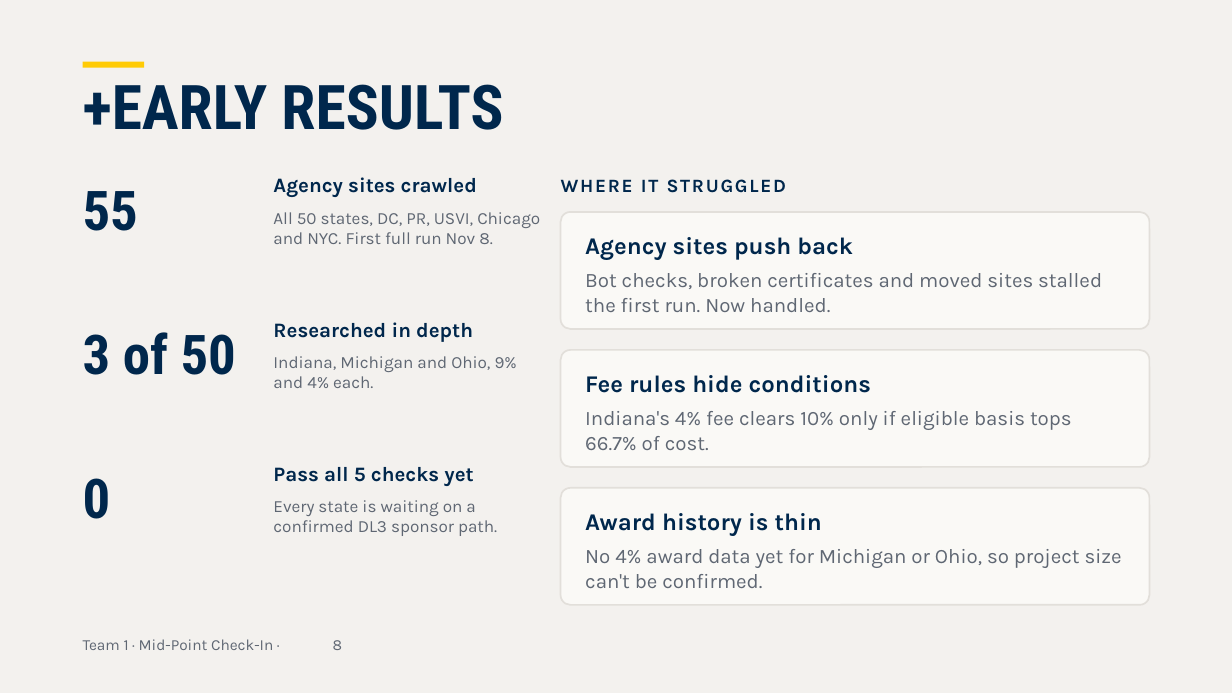
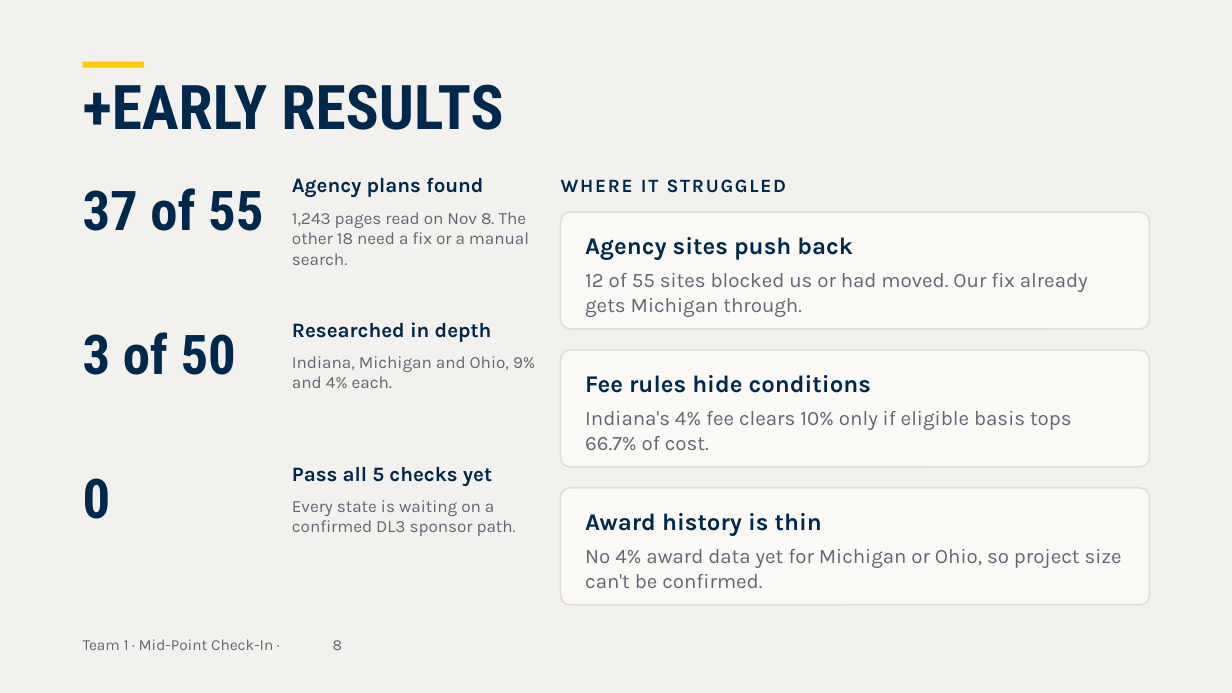
Before and after one commit to Ross-Business-Tech/DL3-Project-1, a slide deck: slide 3 of presentation/midpoint-new-slides.pptx. Drawn at 1232x693 pixels with LibreOffice and Linux fonts; fonts in the diff are those of the drawing. Boxes give left, top, right and bottom in pixels: in the first picture for what was removed or moved away, otherwise in the second. Text is boxed around its words. In the diff, an @@ line names an element or a change of style, - is before the commit and + after.

```diff
--- a/presentation/midpoint-new-slides.pptx
+++ b/presentation/midpoint-new-slides.pptx
@@ text at box(292, 177, 483, 197): text changed @@
-Agency sites crawled
+Agency plans found
@@ text at box(83, 188, 263, 231): text changed @@
-55
+37 of 55
@@ text at box(292, 212, 529, 265): text changed @@
-All 50 states, DC, PR, USVI, Chicago and NYC. First full run Nov 8.
+1,243 pages read on Nov 8. The other 18 need a fix or a manual search.
@@ text at box(585, 273, 1088, 317): text changed @@
-Bot checks, broken certificates and moved sites stalled the first run. Now handled.
+12 of 55 sites blocked us or had moved. Our fix already gets Michigan through.
@@ text "Researched in depth": place and size @@
-text "Researched in depth" at box(273, 322, 473, 342)
+text "Researched in depth" at box(292, 322, 492, 342)
@@ text "Indiana, Michigan and Ohio, 9% ...": place and size @@
-text "Indiana, Michigan and Ohio, 9% ..." at box(273, 356, 517, 388)
+text "Indiana, Michigan and Ohio, 9% ..." at box(292, 356, 535, 388)
@@ text "Pass all 5 checks yet": place and size @@
-text "Pass all 5 checks yet" at box(273, 467, 473, 486)
+text "Pass all 5 checks yet" at box(292, 467, 492, 486)
@@ text "Every state is waiting on ...": place and size @@
-text "Every state is waiting on ..." at box(273, 500, 497, 536)
+text "Every state is waiting on ..." at box(292, 500, 516, 536)
```
Also in this commit, not shown: 1 other file.
